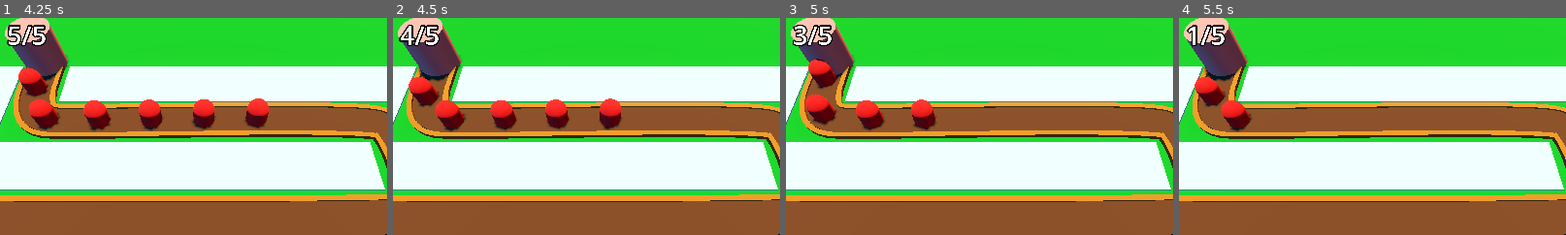
Above: before the commit, frames 1-4 (left to right).
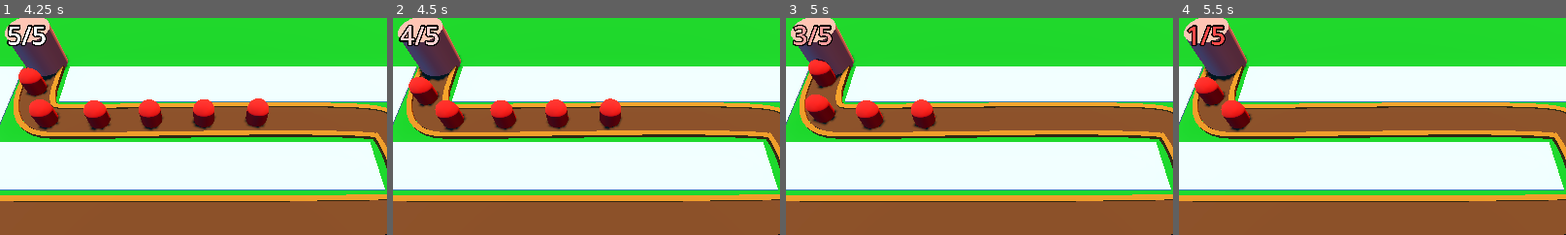
Above: after the commit, the same moments.

Repository: SirBarbecuedWaffle/barbarianBlaster
Game: Godot game, scene res://world/node_3d.tscn
Same seed, same stepped clock (60 frames per second), same inputs: the game is played once before the commit and once after it.
Inputs:
- Up to frame 1 (4.25 s): no input
- Up to frame 2 (4.5 s): no input
- Up to frame 3 (5 s): no input
- Up to frame 4 (5.5 s): no input
The pictures show only the part of the screen within x 23-73%, y 10-60%; the shares and areas given below are measured in that part.

Frame 1 is identical in both runs. In frame 2, 0.3% of the frame differs, in the area x 2-12%, y 3-13%; in frame 3, 0.3%; in frame 4, 0.3%.

Commit message:
colorLabel

Diff:
--- a/barbarian-blaster/base/base.gd
+++ b/barbarian-blaster/base/base.gd
@@ -6,10 +6,15 @@
 func _ready() -> void:
 	health=maxHealth
 	label_3d.text=str(health)+"/"+str(maxHealth)
+	label_3d.modulate=Color("white")
 
 func take_damage()->void:
 	print("damage taken by base")
 	set_health(health-1)
+	var red=Color.RED
+	var white=Color.WHITE
+	var color=red.lerp(label_3d.modulate,0.7)
+	label_3d.modulate=color
 
 func set_health(new_health : int)->void:
 	health=new_health
